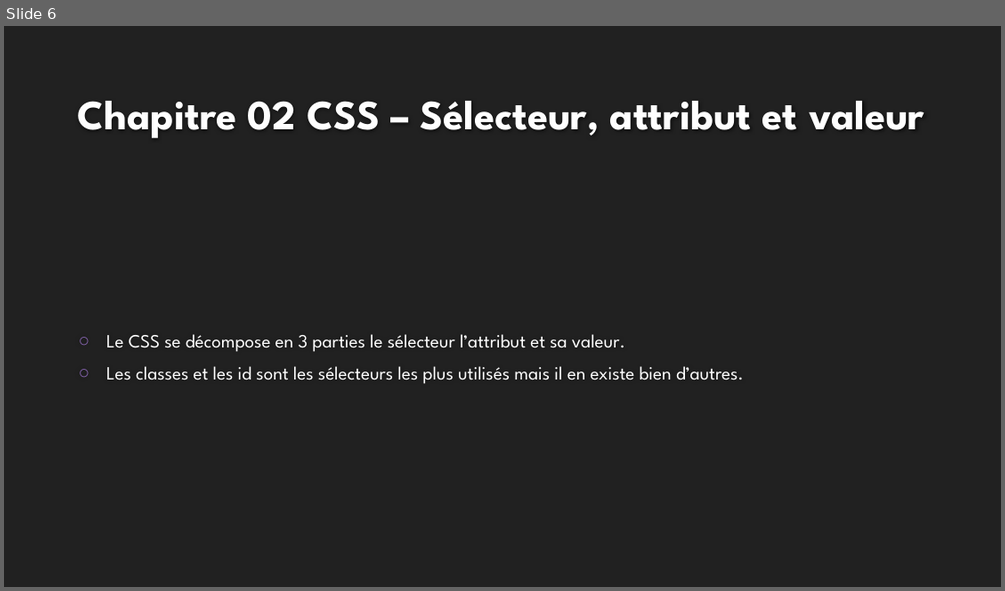
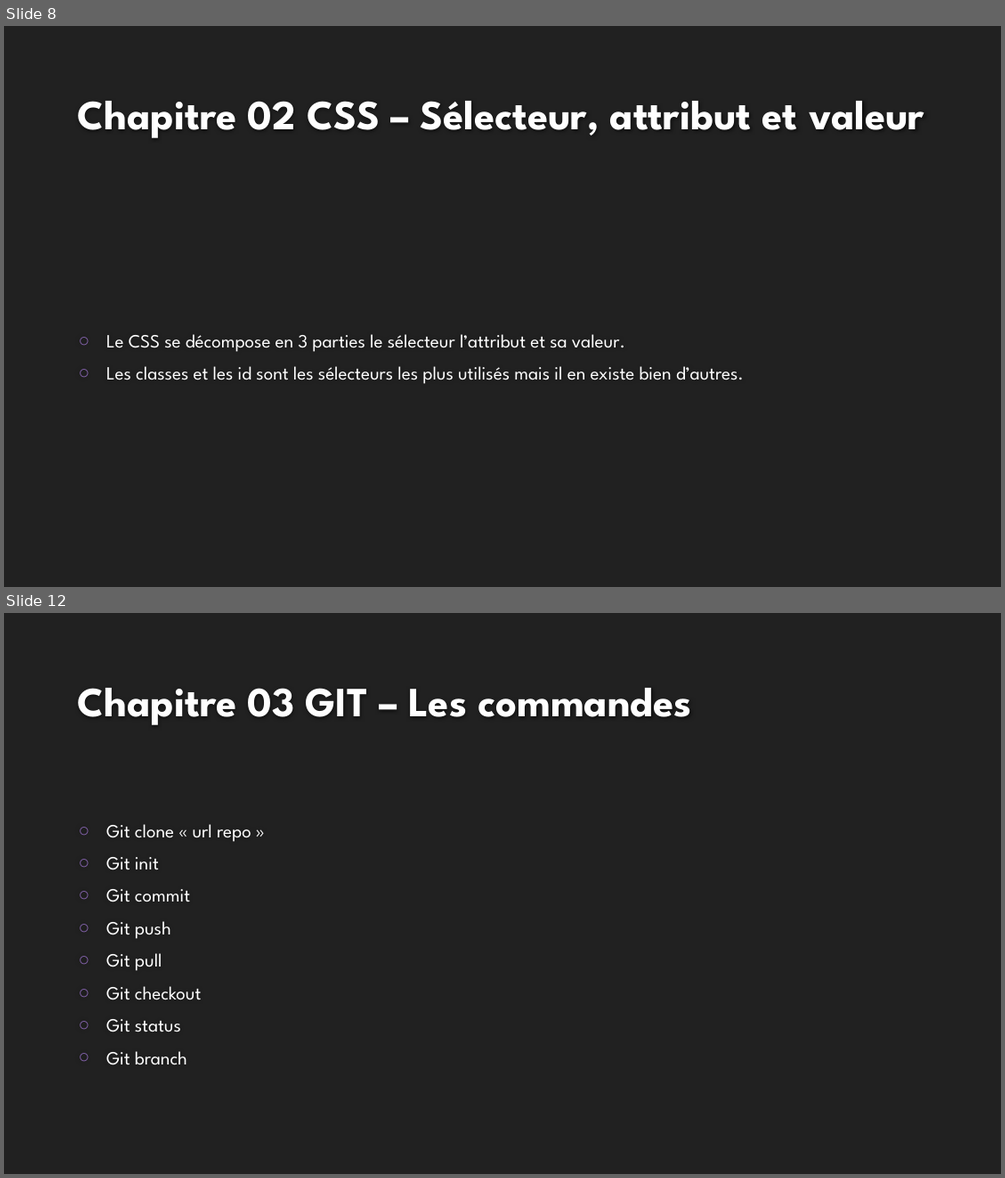
Before and after one commit to mehdiAberkane/Exo-html-css, a slide deck: Formation HTML.pptx. Shown one above the other, each under a label of ours: slide 6 before the commit, slides 8 and 12 after it; the slides between them are not shown. The pictures are 1005x591 and 1005x1178 pixels, drawn with LibreOffice and Linux fonts; fonts in the diff are those of the drawing; background and template pictures are left out. Boxes give left, top, right and bottom in pixels: in the first picture for what was removed or moved away, otherwise in the second. Text is boxed around its words. In the diff, an @@ line names an element or a change of style, - is before the commit and + after.

```diff
--- a/Formation HTML.pptx
+++ b/Formation HTML.pptx
@@ slide 12 added at bbox=[4, 613, 1001, 1174], background #212121 @@
@@ title added at bbox=[78, 688, 691, 725], 40 pt, text #FEFEFE, bold @@
+Chapitre 03 GIT – Les commandes
@@ text added at bbox=[106, 824, 251, 1065], 18 pt, text #FFFFFF @@
+○ Git clone « url repo »
+○ Git init
+○ Git commit
+○ Git push
+○ Git pull
+○ Git checkout
+○ Git status
+○ Git branch
@@ what was slide 6 is now slide 8 @@
```
Also in this commit, not shown: 1 slide changed, 4 other slides added.
